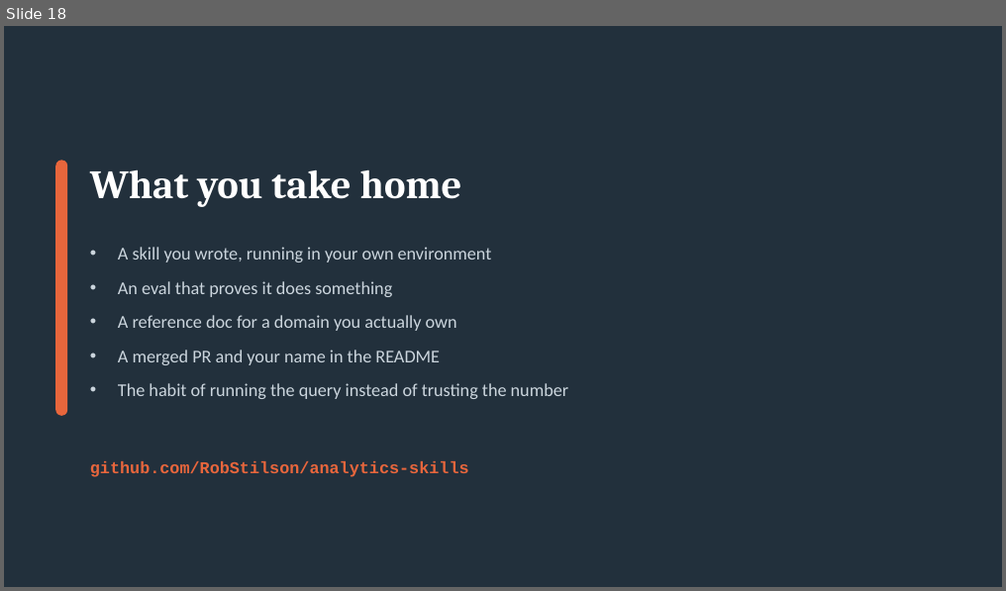
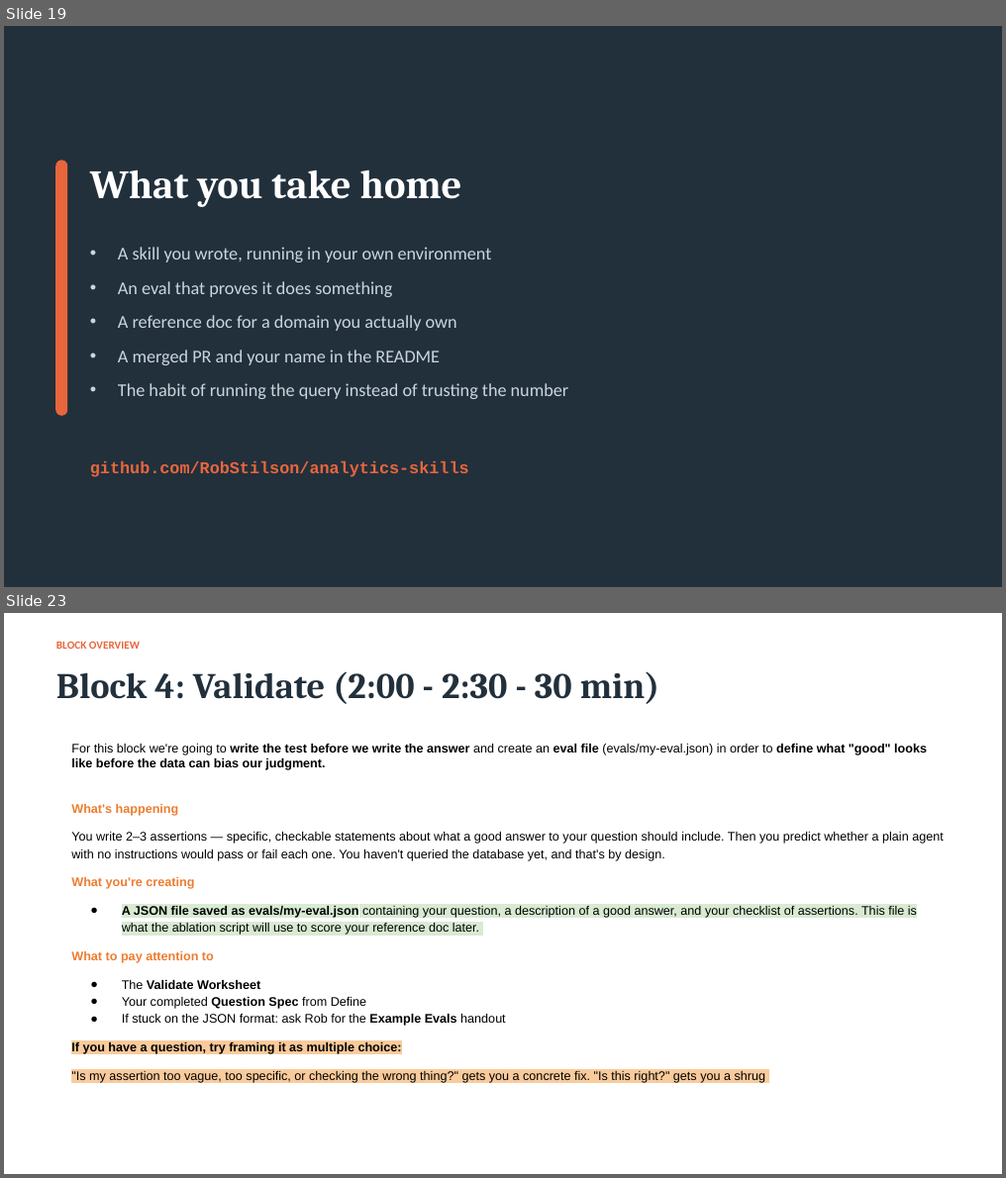
Before and after one commit to RobStilson/analytics-skills, a slide deck: workshop/vibe-analytics-workshop-mod.pptx. Shown one above the other, each under a label of ours: slide 18 before the commit, slides 19 and 23 after it; the slides between them are not shown. The pictures are 1006x591 and 1006x1178 pixels, drawn with LibreOffice and Linux fonts; fonts in the diff are those of the drawing. Boxes give left, top, right and bottom in pixels: in the first picture for what was removed or moved away, otherwise in the second. Text is boxed around its words. In the diff, an @@ line names an element or a change of style, - is before the commit and + after.

```diff
--- a/workshop/vibe-analytics-workshop-mod.pptx
+++ b/workshop/vibe-analytics-workshop-mod.pptx
@@ slide 23 added at (4, 613, 1002, 1174), background #FFFFFF @@
@@ text added at (56, 641, 140, 649), 8 pt, text #E8663C, bold @@
+BLOCK OVERVIEW
@@ text added at (56, 671, 659, 704), 26 pt, text #22303C, bold @@
+Block 4: Validate (2:00 - 2:30 - 30 min)
@@ text added at (71, 744, 944, 1083), 9 pt, text #000000 @@
+For this block we're going to write the test before we write the answer and create an eval file (evals/my-eval.json) in order to define what "good" looks like before the data can bias our judgment.
+What's happening
+You write 2–3 assertions — specific, checkable statements about what a good answer to your question should include. Then you predict whether a plain agent with no instructions would pass or fail each one. You haven't queried the database yet, and that's by design.
+What you're creating
+● A JSON file saved as evals/my-eval.json containing your question, a description of a good answer, and your checklist of assertions. This file is what the ablation script will use to score your reference doc later.
+What to pay attention to
+● The Validate Worksheet
+● Your completed Question Spec from Define
+● If stuck on the JSON format: ask Rob for the Example Evals handout
+If you have a question, try framing it as multiple choice:
+"Is my assertion too vague, too specific, or checking the wrong thing?" gets you a concrete fix. "Is this right?" gets you a shrug
@@ what was slide 18 is now slide 19 @@
```
Also in this commit, not shown: 1 slide changed, 8 other slides added.
